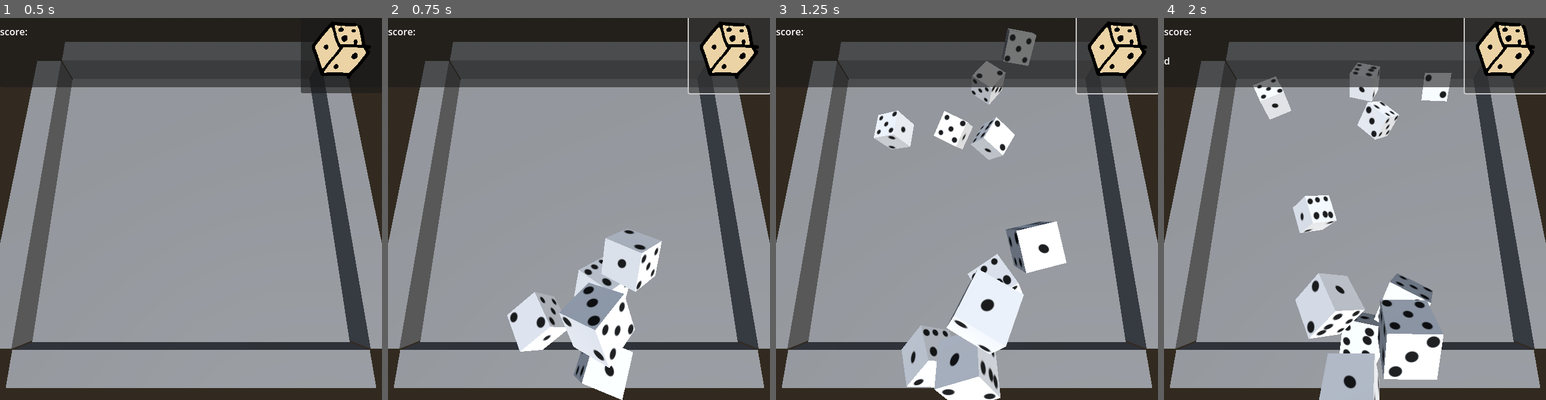
Above: before the commit, frames 1-4 (left to right).
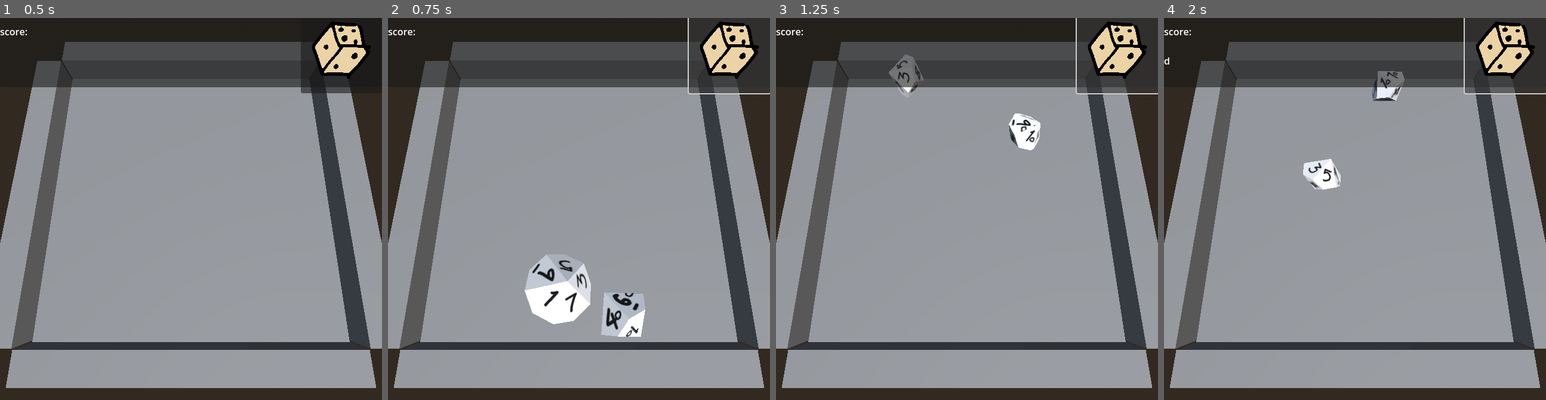
Above: after the commit, the same moments.

Repository: connie-bb/dalmation
Game: Godot game, scene res://main.tscn
The game is run twice, just before and just after one commit, with the same random seed, the same clock (stepped at 60 frames per second) and the same inputs.
Inputs (mouse positions are in pixels of both pictures, inside the frame that each line leads up to):
- Up to frame 1 (0.5 s): no input
- Up to frame 2 (0.75 s): click (727, 52) at 0.5 s
- Up to frame 3 (1.25 s): no input
- Up to frame 4 (2 s): tap Enter at 1.25 s; hold D (edit_d) from 1.28 s (still down)

Frame 1 is identical in both runs. In frame 2, 9.0% of the frame differs, in the area x 31-72%, y 55-100%; in frame 3, 12%, in the area x 25-77%, y 2-100%; in frame 4, 12%.

Commit message:
implement percentile dice and d10

Diff:
--- /dev/null
+++ b/dice/d10/d10_placeholder_model.tscn
@@ -0,0 +1,13 @@
+[gd_scene load_steps=4 format=3 uid="uid://hpq1i4fp0gkr"]
+
+[ext_resource type="PackedScene" uid="uid://ef03xak3hfbt" path="res://dice/d10/d10_placeholder.glb" id="1_vd8gx"]
+[ext_resource type="Texture2D" uid="uid://dn615nb1fcovs" path="res://dice/d10/d10_placeholder.png" id="2_plt1q"]
+
+[sub_resource type="StandardMaterial3D" id="StandardMaterial3D_k0ou0"]
+albedo_texture = ExtResource("2_plt1q")
+
+[node name="d10_placeholder_model" instance=ExtResource("1_vd8gx")]
+
+[node name="Circle" parent="." index="0"]
+transform = Transform3D(1, 0, 0, 0, 1, 0, 0, 0, 1, 0, 0, 0)
+surface_material_override/0 = SubResource("StandardMaterial3D_k0ou0")
--- /dev/null
+++ b/dice/d100/d100_placeholder_model.tscn
@@ -0,0 +1,13 @@
+[gd_scene load_steps=4 format=3 uid="uid://bqteuiynr883q"]
+
+[ext_resource type="PackedScene" uid="uid://ef03xak3hfbt" path="res://dice/d10/d10_placeholder.glb" id="1_wadmd"]
+[ext_resource type="Texture2D" uid="uid://dv3yol24a4qva" path="res://dice/d100/d100_placeholder.png" id="2_wadmd"]
+
+[sub_resource type="StandardMaterial3D" id="StandardMaterial3D_k0ou0"]
+albedo_texture = ExtResource("2_wadmd")
+
+[node name="d100_placeholder_model" instance=ExtResource("1_wadmd")]
+
+[node name="Circle" parent="." index="0"]
+transform = Transform3D(1, 0, 0, 0, 1, 0, 0, 0, 1, 0, 0, 0)
+surface_material_override/0 = SubResource("StandardMaterial3D_k0ou0")
--- a/dice/d6/die_placeholder_model.tscn
+++ b/dice/d6/die_placeholder_model.tscn
@@ -6,7 +6,7 @@
 [sub_resource type="StandardMaterial3D" id="StandardMaterial3D_37dfv"]
 albedo_texture = ExtResource("2_ygcsw")
 
-[node name="die_placeholder" instance=ExtResource("1_4xsc2")]
+[node name="die_placeholder_model" instance=ExtResource("1_4xsc2")]
 
 [node name="Cube" parent="." index="0"]
 surface_material_override/0 = SubResource("StandardMaterial3D_37dfv")
--- a/dice/die.gd
+++ b/dice/die.gd
@@ -1,8 +1,12 @@
 extends RigidBody3D
 class_name Die
 
+# Variable
+enum SIDES { D6, D8, D10, D12, D20, D_PERCENTILE_10S, D_PERCENTILE_1S }
+@export var sides: SIDES
+
 # References
-@export var mesh_instance: MeshInstance3D
+@export var score_mesh: MeshInstance3D
 # We use a concave mesh to get the score of faces,
 # because only concave meshes can have their backfaces detected
 # by raycasts. [sic]
@@ -12,10 +16,9 @@
 var mdt: MeshDataTool
 
 func _ready():
-	assert( mesh_instance != null, "No MeshInstance3D assigned to die.gd" )
-	assert( score_collision != null, "die.gd couldn't find child of type CollisionShape3D")
+	assert( score_mesh != null, "No score mesh assigned to die.gd" )
 
-	var mesh: ArrayMesh = mesh_instance.mesh
+	var mesh: ArrayMesh = score_mesh.mesh
 	var collision_trimesh = mesh.create_trimesh_shape()
 	collision_trimesh.backface_collision = true
 	score_collision.shape = collision_trimesh
@@ -41,7 +44,15 @@
 		push_warning( "die.gd was unable to detect a raycast hit." )
 		return -1
 
+	# We store a face's score in its vertex color.
+	# 0.05 = 1, 0.10 = 2, 0.15 = 3 ... 0.95 = 19, 1.0 = 20
 	var score_rgb: Color = mdt.get_vertex_color( mdt.get_face_vertex( hit.face_index, 0 ) )
 	var score: int = snapped( score_rgb.r, 0.05 ) * 20
 
+	if sides == Die.SIDES.D_PERCENTILE_10S:
+		if score == 10: score = 0	# It's a '00'
+		score *= 10
+	elif sides == Die.SIDES.D_PERCENTILE_1S:
+		if score == 10: score = 0	# it's a '0'
+
 	return score
--- /dev/null
+++ b/dice/die.tscn
@@ -0,0 +1,25 @@
+[gd_scene load_steps=3 format=3 uid="uid://idjtsx48j57c"]
+
+[ext_resource type="Script" uid="uid://v0qrqmnbdd7j" path="res://dice/die.gd" id="1_hyrid"]
+
+[sub_resource type="PhysicsMaterial" id="PhysicsMaterial_0xm2m"]
+friction = 0.3
+bounce = 0.21
+
+[node name="d6" type="RigidBody3D"]
+physics_interpolation_mode = 1
+collision_layer = 2
+collision_mask = 3
+mass = 0.5
+physics_material_override = SubResource("PhysicsMaterial_0xm2m")
+gravity_scale = 5.0
+continuous_cd = true
+linear_damp = 0.1
+angular_damp = 0.1
+script = ExtResource("1_hyrid")
+
+[node name="score_area" type="Area3D" parent="."]
+collision_layer = 4
+collision_mask = 0
+
+[node name="score_collision" type="CollisionShape3D" parent="score_area"]
--- a/score_counter.gd
+++ b/score_counter.gd
@@ -5,8 +5,9 @@
 signal score_counted( score: int )
 
 func count_score( active_dice: Node ):
-	var score: int = 0
-	for c: Die in active_dice.get_children():
-		score += c.get_score()
+	var total_score: int = 0
+	for die: Die in active_dice.get_children():
+		var die_score = die.get_score()
+		total_score += die_score
 
-	score_counted.emit( score )
+	score_counted.emit( total_score )
--- a/scripts/dice_roller.gd
+++ b/scripts/dice_roller.gd
@@ -53,18 +53,9 @@
 	roll_warmup_timer.start()
 	rolling = true
 
-	# Placeholder. Obviously. :P
-	for c: Die in spawnable_dice.get_children():
-		spawnlist.append( c )
-		spawnlist.append( c )
-		spawnlist.append( c )
-		spawnlist.append( c )
-		spawnlist.append( c )
-		spawnlist.append( c )
-		spawnlist.append( c )
-		spawnlist.append( c )
-		spawnlist.append( c )
-		spawnlist.append( c )
+	# Placeholder for demonstration.
+	spawnlist.append( spawnable_dice.get_node("d_percentile_10s") )
+	spawnlist.append( spawnable_dice.get_node("d_percentile_1s") )
 
 	roll_batch_of_dice()
 
--- a/scripts/roll_text_parser.gd
+++ b/scripts/roll_text_parser.gd
@@ -17,7 +17,7 @@
 const VALID_SIDES: Array[int] = [
 	4, 6, 8, 10, 12, 20, 100
 ]
-enum ERROR { NONE, SYNTAX, MAX_LENGTH, INVALID_DIE }
+enum ERROR { NONE, SYNTAX, MAX_LENGTH, INVALID_DIE, D100_ADV_NOT_SUPPORTED }
 
 func parse( text: String ) -> ERROR:
 	text_spawnlist = []
--- a/scripts/spawnable_dice.tscn
+++ b/scripts/spawnable_dice.tscn
@@ -1,40 +1,56 @@
-[gd_scene load_steps=5 format=3 uid="uid://jfc0d8f2uivv"]
+[gd_scene load_steps=7 format=3 uid="uid://jfc0d8f2uivv"]
 
-[ext_resource type="Script" uid="uid://v0qrqmnbdd7j" path="res://dice/die.gd" id="1_i4k4g"]
+[ext_resource type="PackedScene" uid="uid://idjtsx48j57c" path="res://dice/die.tscn" id="1_i4k4g"]
 [ext_resource type="PackedScene" uid="uid://fn3vmw5sslw7" path="res://dice/d6/die_placeholder_model.tscn" id="2_hpoly"]
-
-[sub_resource type="PhysicsMaterial" id="PhysicsMaterial_0xm2m"]
-friction = 0.3
-bounce = 0.21
+[ext_resource type="PackedScene" uid="uid://hpq1i4fp0gkr" path="res://dice/d10/d10_placeholder_model.tscn" id="3_hpoly"]
+[ext_resource type="PackedScene" uid="uid://bqteuiynr883q" path="res://dice/d100/d100_placeholder_model.tscn" id="4_codld"]
 
 [sub_resource type="BoxShape3D" id="BoxShape3D_i4k4g"]
 
+[sub_resource type="ConvexPolygonShape3D" id="ConvexPolygonShape3D_hpoly"]
+points = PackedVector3Array(0.769421, -0.0848433, 0.249924, -0.000150502, 0.764339, -7.11083e-05, 0.473281, 0.0803543, 0.651466, -0.000150502, -0.0848433, 0.809017, -0.000150502, -0.764339, -7.11083e-05, 0.473281, -0.0806535, -0.651608, 0.765957, 0.0803543, -0.24896, -0.475541, 0.0846938, 0.654468, -0.000150502, 0.080504, -0.805367, -0.766107, 0.0803543, -0.24896, -0.769421, -0.0848433, 0.249924, -0.475541, -0.0848433, -0.654611)
+
 [node name="spawnable_dice" type="Node3D"]
 
-[node name="d6" type="RigidBody3D" parent="." node_paths=PackedStringArray("mesh_instance")]
-physics_interpolation_mode = 1
-transform = Transform3D(0.709848, -0.690992, 0.136549, 0.586486, 0.472488, -0.657867, 0.390063, 0.54707, 0.740652, -6, 1, 0)
-collision_layer = 2
-collision_mask = 3
-mass = 0.5
-physics_material_override = SubResource("PhysicsMaterial_0xm2m")
-gravity_scale = 5.0
-continuous_cd = true
-linear_damp = 0.1
-angular_damp = 0.1
-script = ExtResource("1_i4k4g")
-mesh_instance = NodePath("die_placeholder/Cube")
-
-[node name="die_placeholder" parent="d6" instance=ExtResource("2_hpoly")]
-
-[node name="score_area" type="Area3D" parent="d6"]
-collision_layer = 4
-collision_mask = 0
-
-[node name="score_collision" type="CollisionShape3D" parent="d6/score_area"]
+[node name="d6" parent="." node_paths=PackedStringArray("score_mesh") instance=ExtResource("1_i4k4g")]
+score_mesh = NodePath("die_placeholder_model/Cube")
 
 [node name="physics_collision" type="CollisionShape3D" parent="d6"]
-transform = Transform3D(0.999999, 0, 0, 0, 0.999999, 0, 0, 0, 1, 0, 0, 0)
 shape = SubResource("BoxShape3D_i4k4g")
 
-[editable path="d6/die_placeholder"]
+[node name="die_placeholder_model" parent="d6" instance=ExtResource("2_hpoly")]
+
+[node name="d10" parent="." node_paths=PackedStringArray("score_mesh") instance=ExtResource("1_i4k4g")]
+transform = Transform3D(1, 0, 0, 0, 1, 0, 0, 0, 1, 2, 0, 0)
+sides = 2
+score_mesh = NodePath("d10_placeholder_model/Circle")
+
+[node name="physics_collision" type="CollisionShape3D" parent="d10"]
+shape = SubResource("ConvexPolygonShape3D_hpoly")
+
+[node name="d10_placeholder_model" parent="d10" instance=ExtResource("3_hpoly")]
+
+[node name="d_percentile_10s" parent="." node_paths=PackedStringArray("score_mesh") instance=ExtResource("1_i4k4g")]
+transform = Transform3D(1, 0, 0, 0, 1, 0, 0, 0, 1, 4, 0, 0)
+sides = 5
+score_mesh = NodePath("d100_placeholder_model/Circle")
+
+[node name="physics_collision" type="CollisionShape3D" parent="d_percentile_10s"]
+shape = SubResource("ConvexPolygonShape3D_hpoly")
+
+[node name="d100_placeholder_model" parent="d_percentile_10s" instance=ExtResource("4_codld")]
+
+[node name="d_percentile_1s" parent="." node_paths=PackedStringArray("score_mesh") instance=ExtResource("1_i4k4g")]
+transform = Transform3D(1, 0, 0, 0, 1, 0, 0, 0, 1, 6, 0, 0)
+sides = 6
+score_mesh = NodePath("d10_placeholder_model/Circle")
+
+[node name="physics_collision" type="CollisionShape3D" parent="d_percentile_1s"]
+shape = SubResource("ConvexPolygonShape3D_hpoly")
+
+[node name="d10_placeholder_model" parent="d_percentile_1s" instance=ExtResource("3_hpoly")]
+
+[editable path="d6/die_placeholder_model"]
+[editable path="d10/d10_placeholder_model"]
+[editable path="d_percentile_10s/d100_placeholder_model"]
+[editable path="d_percentile_1s/d10_placeholder_model"]
Binary file added: dice/d10/d10_placeholder.glb
Not shown, added: dice/d10/d10_placeholder.glb.import
Binary file added: dice/d10/d10_placeholder.png
Not shown, added: dice/d10/d10_placeholder.png.import
Binary file added: dice/d100/d100_placeholder.png
Not shown, added: dice/d100/d100_placeholder.png.import
Not shown, added: dice/d100/we_use_d10_model_here.txt
